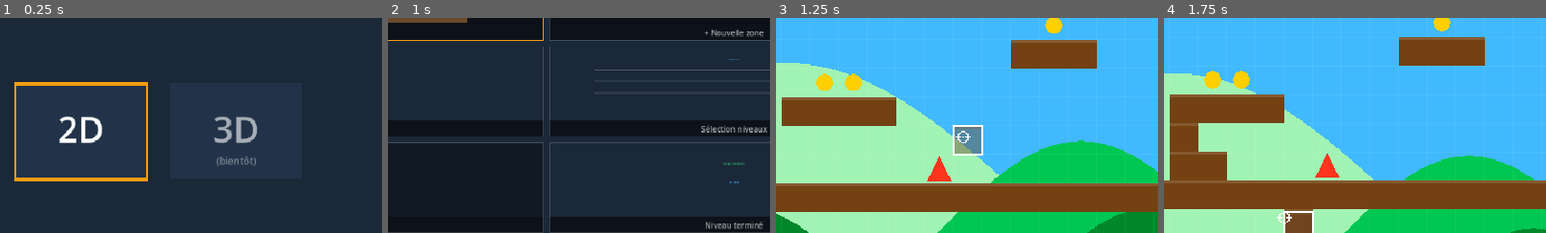
Above: before the commit, frames 1-4 (left to right).
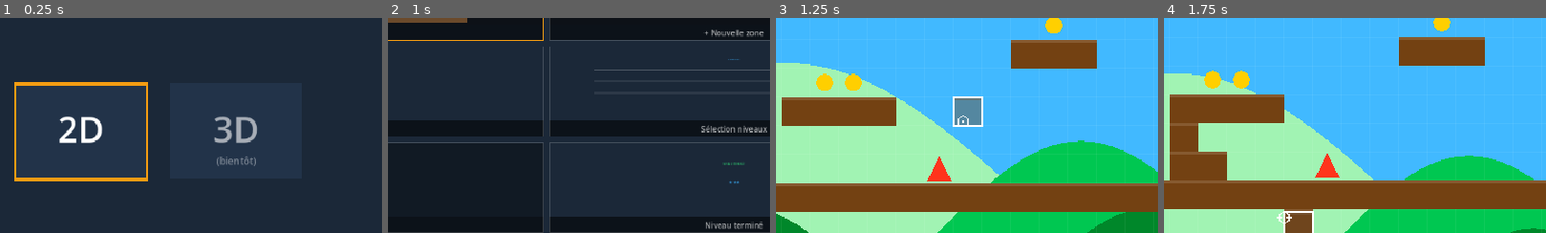
Above: after the commit, the same moments.

Repository: kilian-quittard/gaming-console-os
Game: Godot game, scene res://scenes/game/Forge.tscn
The game is run twice, just before and just after one commit, with the same random seed, the same clock (stepped at 60 frames per second) and the same inputs.
Inputs (mouse positions are % of the whole screen's width and height, from its top left):
- Up to frame 1 (0.25 s): no input
- Up to frame 2 (1 s): tap Enter at 0.5, 0.6 s; move the mouse to (72, 45) at 0.52 s; hold Right from 0.53 s (still down); click (72, 45) at 0.67 s; tap Space at 0.77 s; tap E at 0.8 s
- Up to frame 3 (1.25 s): keep holding Right; tap Space at 1.07 s
- Up to frame 4 (1.75 s): release Right at 1.25 s; drag from (30, 55) to (45, 70) at 1.27 s
The pictures show only the part of the screen within x 29-79%, y 24-74%; the shares and areas given below are measured in that part.

Frames 1-2 are identical in both runs. In frame 3, 2.1% of the frame differs, in the area x 46-55%, y 36-64%; in frame 4, nothing differs.

Commit message:
fix(forge): clickable top palette + inspector pin survives pointer travel
- Top bar palette is now cursor-interactive: click/A on a category box
  selects it, clicking the active one cycles its tile; pointer bounds
  extended to include the top bar (stick can reach it); top-bar clicks
  never paint underneath
- Inspector stays pinned while travelling to it: kept while hovering the
  panel OR within a 200px approach corridor on the right; closes when
  leaving leftward or when the inspected object disappears; the inspected
  cell is outlined in the world to keep the link visible

Co-Authored-By: Claude Opus 4.8 <noreply@anthropic.com>

Diff:
--- a/forge/scripts/common/forge/ForgeApp.gd
+++ b/forge/scripts/common/forge/ForgeApp.gd
@@ -395,7 +395,8 @@
 		# bande de styles graphiques (gauche) : clic = sélection, ne pose pas de tuile
 		if mb.button_index == MOUSE_BUTTON_LEFT and mb.pressed and gfx.click(mb.position):
 			return
-		# inspecteur : clic gauche = valeur suivante, droit = précédente
+		# barre du haut (palette) puis inspecteur : prioritaires sur la pose
+		if mb.pressed and mb.button_index == MOUSE_BUTTON_LEFT and _topbar_click(): return
 		if mb.pressed and mb.button_index == MOUSE_BUTTON_LEFT and _insp_click(1): return
 		if mb.pressed and mb.button_index == MOUSE_BUTTON_RIGHT and _insp_click(-1): return
 		_sync_cursor_from_aim()
@@ -414,6 +415,7 @@
 		elif _press(e, [KEY_ESCAPE, KEY_BACKSPACE], [JOY_BUTTON_B]): _sel_cancel()
 		return
 	if _is_btn(e, [KEY_SPACE, KEY_ENTER], [JOY_BUTTON_A], true):
+		if _topbar_click(): return
 		if _insp_click(1): return
 		if not radial_open: _begin_stroke(true)
 		return
@@ -1396,8 +1398,9 @@
 
 
 func _edit_area() -> Rect2:
+	# inclut la TOPBAR : le pointeur peut atteindre la palette du haut
 	var vp := get_viewport_rect().size
-	return Rect2(0, TOPBAR, vp.x, vp.y - TOPBAR - BOTTOM)
+	return Rect2(0, 0, vp.x, vp.y - BOTTOM)
 
 
 func _dpad_held() -> Vector2i:
@@ -1412,6 +1415,21 @@
 func _nudge_aim(d: Vector2i) -> void:
 	# déplace le pointeur d'une cellule dans la direction d
 	aim += Vector2(d) * CELL * view_scale
+
+
+# clic pointeur sur la barre du haut (palette) : catégorie / cycle de tuile
+func _topbar_click() -> bool:
+	if aim.y >= TOPBAR + 14.0 or mode != "edit" or bg_edit: return false
+	var i := int((aim.x - 90.0) / 52.0)
+	if aim.x >= 90.0 and i >= 0 and i < _cats().size():
+		if i == cat:
+			# catégorie déjà active → tuile suivante dans la catégorie
+			var n: int = (_cats()[i]["tiles"] as Array).size()
+			cat_pal[i] = (cat_pal[i] + 1) % n
+		else:
+			cat = i
+		_play("coin"); queue_redraw()
+	return true   # tout clic dans la topbar est consommé (pas de pose dessous)
 
 
 func _insp_hover() -> bool:
@@ -1827,8 +1845,13 @@
 		var cur_t: int = int(grid.get(cursor, -1))
 		if not _cfg_fields_for(cur_t).is_empty():
 			insp_cell = cursor
-		elif not _insp_hover():
-			insp_cell = Vector2i(-999, -999)
+		elif insp_cell != Vector2i(-999, -999):
+			# garde l'épingle : survol du panneau OU corridor d'approche (droite de
+			# l'écran) — se ferme en repartant à gauche ou si l'objet a disparu
+			var still: int = int(grid.get(insp_cell, -1))
+			var keep := _insp_hover() or (insp_panel.size.x > 0.0 and aim.x > insp_panel.position.x - 200.0)
+			if not keep or still < 0 or _cfg_fields_for(still).is_empty():
+				insp_cell = Vector2i(-999, -999)
 	var cell := cfg_cell if cfg_open else insp_cell
 	var t: int = int(grid.get(cell, -1))
 	var fields := cfg_fields if cfg_open else _cfg_fields_for(t)
@@ -1844,6 +1867,9 @@
 	var acc := UI_ACCENT if (cfg_open or hovered) else Color(1, 1, 1, 0.35)
 	draw_rect(insp_panel, Color(13.0 / 255, 17.0 / 255, 23.0 / 255, 0.96 if hovered else 0.9))
 	draw_rect(insp_panel, acc, false, 2.0 if (cfg_open or hovered) else 1.0)
+	# lien visuel : cadre sur l'objet inspecté dans le monde
+	var wp := _w2s(Vector2(cell.x * CELL, cell.y * CELL))
+	draw_rect(Rect2(wp, Vector2(CELL, CELL) * view_scale), acc, false, 2.0)
 	# en-tête : aperçu de la tuile + nom
 	tmpl.draw_tile(self, o + Vector2(10, 8), t, 0.55)
 	_text(f, o + Vector2(44, 20), tmpl.tile_name(t), Color.WHITE, 14)
